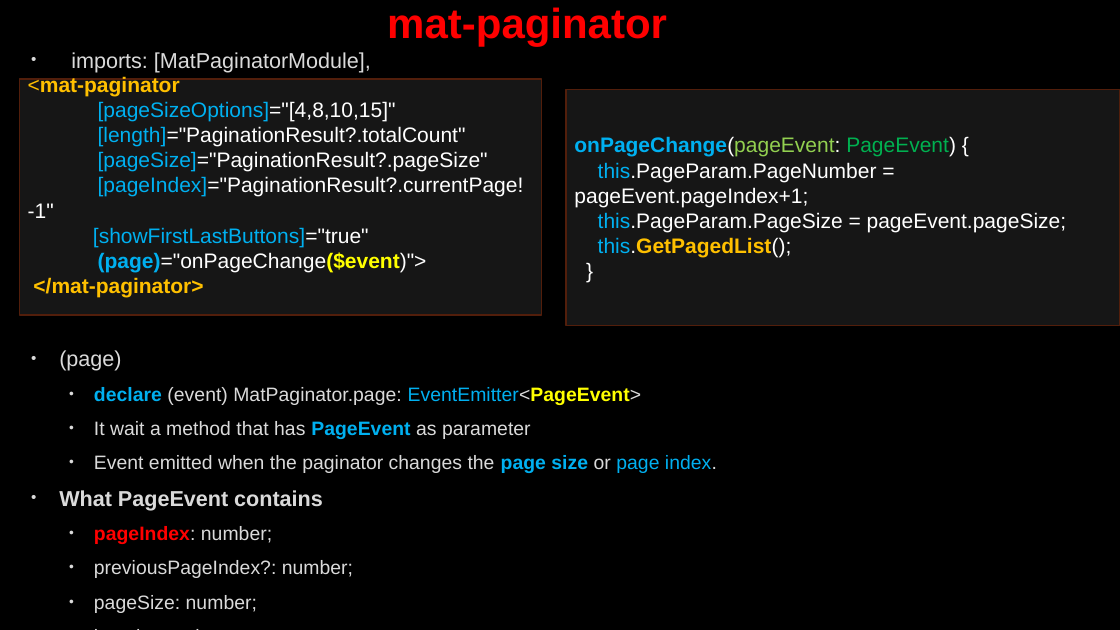
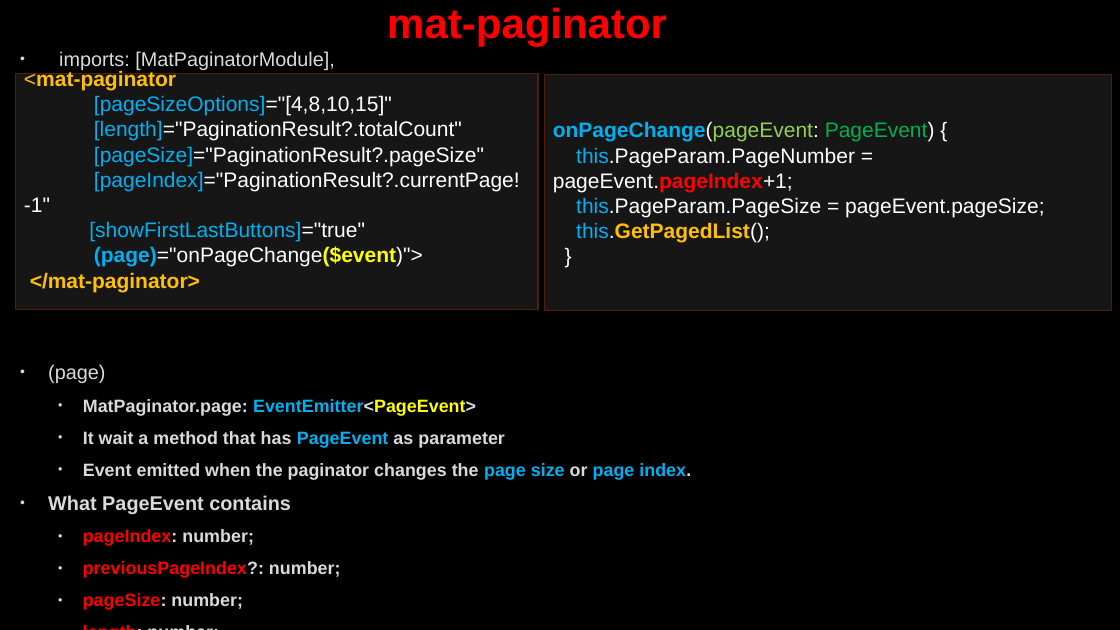
Before and after one commit to AhmedMohamedSamir1/Summary, a slide deck: slide 70 of Angular & type script/Angular.pptx (slide 65 before the commit). Drawn at 1120x630 pixels with LibreOffice and Linux fonts; fonts in the diff are those of the drawing; background and template pictures are left out. Boxes give left, top, right and bottom in pixels: in the first picture for what was removed or moved away, otherwise in the second. Text is boxed around its words. In the diff, an @@ line names an element or a change of style, - is before the commit and + after.

Commit message:
push 2026-5-16

```diff
--- a/Angular & type script/Angular.pptx
+++ b/Angular & type script/Angular.pptx
@@ text "imports: [MatPaginatorModule],": place and size @@
-text "imports: [MatPaginatorModule]," at box(59, 52, 717, 613)
+text "imports: [MatPaginatorModule]," at box(48, 51, 691, 610)
@@ text at box(48, 51, 691, 610): size 18.5 to 17 pt in "imports: [MatPaginatorModule],", "(page)", "What PageEvent contains"; size 16.6 to 15.3 pt in "It wait a method that has PageEvent ...", "Event emitted when the paginator changes the ...", "pageIndex: number;", "previousPageIndex?: number;" and 2 more places; bold on in "It wait a method that has as ...", "Event emitted when the paginator changes the ...", "pageIndex: number;", "previousPageIndex?: number;" and 2 more places; text colour #DADADA to #FF0000 in "previousPageIndex?:", "pageSize:", "length:" @@
@@ rectangle "<mat-paginator": place and size @@
-rectangle "<mat-paginator" at box(19, 79, 542, 315)
+rectangle "<mat-paginator" at box(16, 74, 539, 310)
@@ rectangle "onPageChange(pageEvent: PageEvent) {": place and size @@
-rectangle "onPageChange(pageEvent: PageEvent) {" at box(566, 90, 1120, 326)
+rectangle "onPageChange(pageEvent: PageEvent) {" at box(544, 75, 1112, 311)
@@ text in rectangle at box(553, 147, 855, 192): text colour #FFFFFF to #FF0000, bold on in "pageEvent.pageIndex+1;" @@
@@ text at box(83, 399, 476, 416): text changed; size 16.6 to 15.3 pt; bold on @@
-  • declare (event) MatPaginator.page: EventEmitter<PageEvent>
+  • MatPaginator.page: EventEmitter<PageEvent>
```
Also in this commit, not shown: 6 other slides changed, 7 slides added, 1 slide removed.
